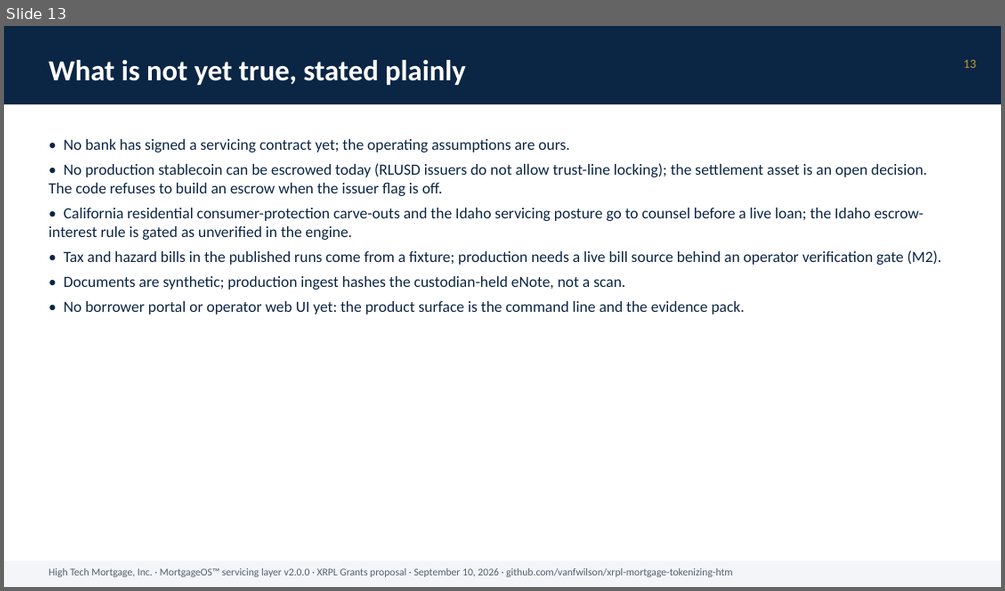
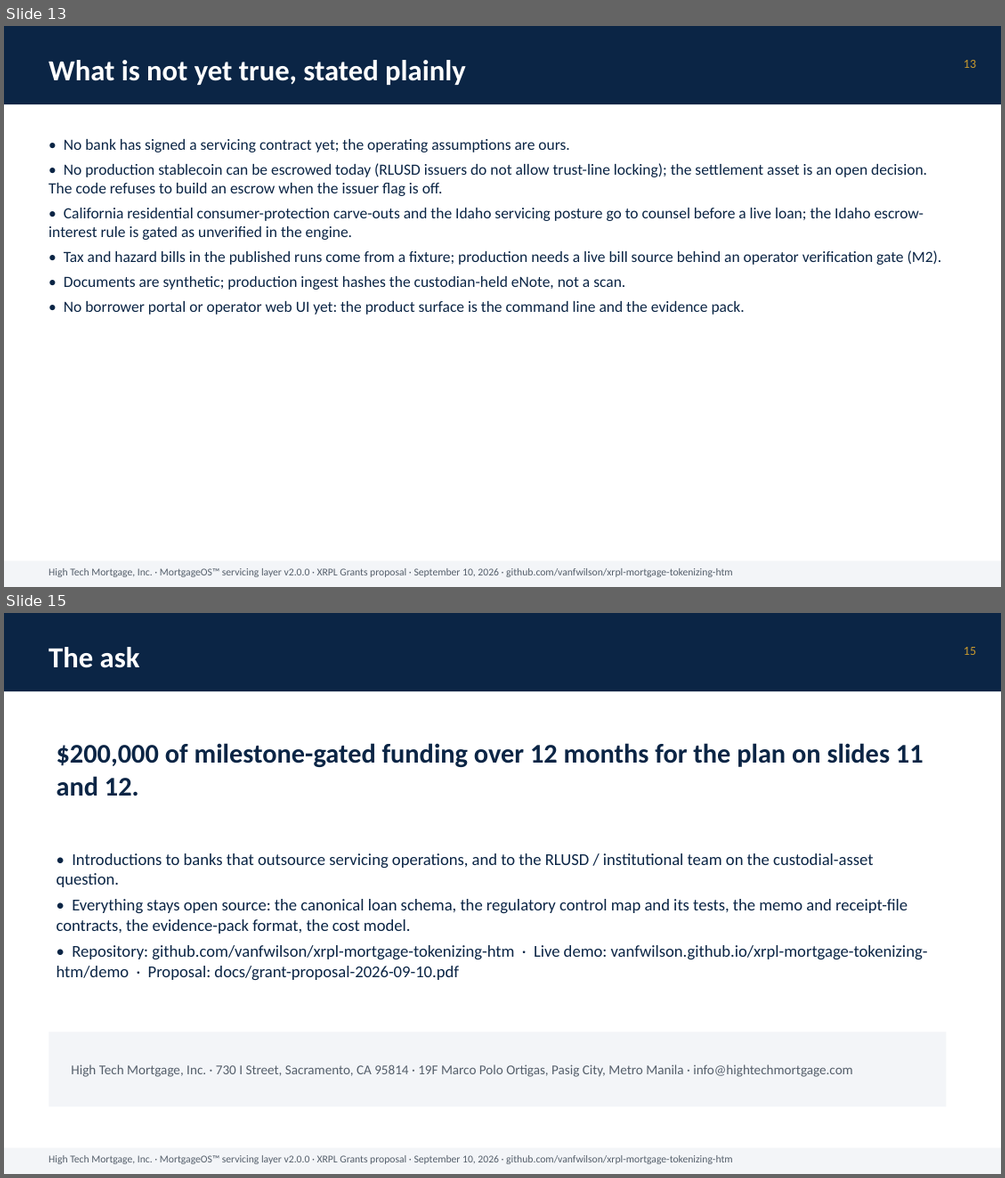
Before and after one commit to vanfwilson/xrpl-mortgage-tokenizing-htm, a slide deck: docs/grant-deck-2026-09-10.pptx. Shown one above the other, each under a label of ours: slide 13 before the commit, slides 13 and 15 after it; the slides between them are not shown. The pictures are 1005x591 and 1005x1178 pixels, drawn with LibreOffice and Linux fonts; fonts in the diff are those of the drawing. Boxes give left, top, right and bottom in pixels: in the first picture for what was removed or moved away, otherwise in the second. Text is boxed around its words. In the diff, an @@ line names an element or a change of style, - is before the commit and + after.

```diff
--- a/docs/grant-deck-2026-09-10.pptx
+++ b/docs/grant-deck-2026-09-10.pptx
@@ slide 15 added at (x1=4, y1=613, x2=1001, y2=1174), background #FFFFFF @@
@@ rectangle added at (x1=4, y1=613, x2=1001, y2=691), fill #0B2545 @@
@@ text added at (x1=48, y1=647, x2=140, y2=668), 28 pt, text #FFFFFF, bold @@
+The ask
@@ text added at (x1=963, y1=647, x2=976, y2=655), 12 pt, text #C99A2E @@
+15
@@ text added at (x1=57, y1=743, x2=923, y2=796), 26 pt, text #0B2545, bold @@
+$200,000 of milestone-gated funding over 12 months for the plan on slides 11 and 12.
@@ text added at (x1=57, y1=853, x2=928, y2=980), 16 pt, text #0B2545 @@
+• Introductions to banks that outsource servicing operations, and to the RLUSD / institutional team on the custodial-asset question.
+• Everything stays open source: the canonical loan schema, the regulatory control map and its tests, the memo and receipt-file contracts, the evidence-pack format, the cost model.
+• Repository: github.com/vanfwilson/xrpl-mortgage-tokenizing-htm · Live demo: vanfwilson.github.io/xrpl-mortgage-tokenizing-htm/demo · Proposal: docs/grant-proposal-2026-09-10.pdf
@@ rectangle added at (x1=48, y1=1032, x2=947, y2=1107), fill #F3F5F8 @@
@@ text added at (x1=71, y1=1064, x2=852, y2=1077), 13 pt, text #555F6B @@
+High Tech Mortgage, Inc. · 730 I Street, Sacramento, CA 95814 · 19F Marco Polo Ortigas, Pasig City, Metro Manila · info@hightechmortgage.com
@@ rectangle added at (x1=4, y1=1148, x2=1001, y2=1174), fill #F3F5F8 @@
@@ text added at (x1=48, y1=1155, x2=732, y2=1164), 10 pt, text #555F6B @@
+High Tech Mortgage, Inc. · MortgageOS™ servicing layer v2.0.0 · XRPL Grants proposal · September 10, 2026 · github.com/vanfwilson/xrpl-mortgage-tokenizing-htm
```
Also in this commit, not shown: 1 other slide added, 1 slide removed, 4 other files.
